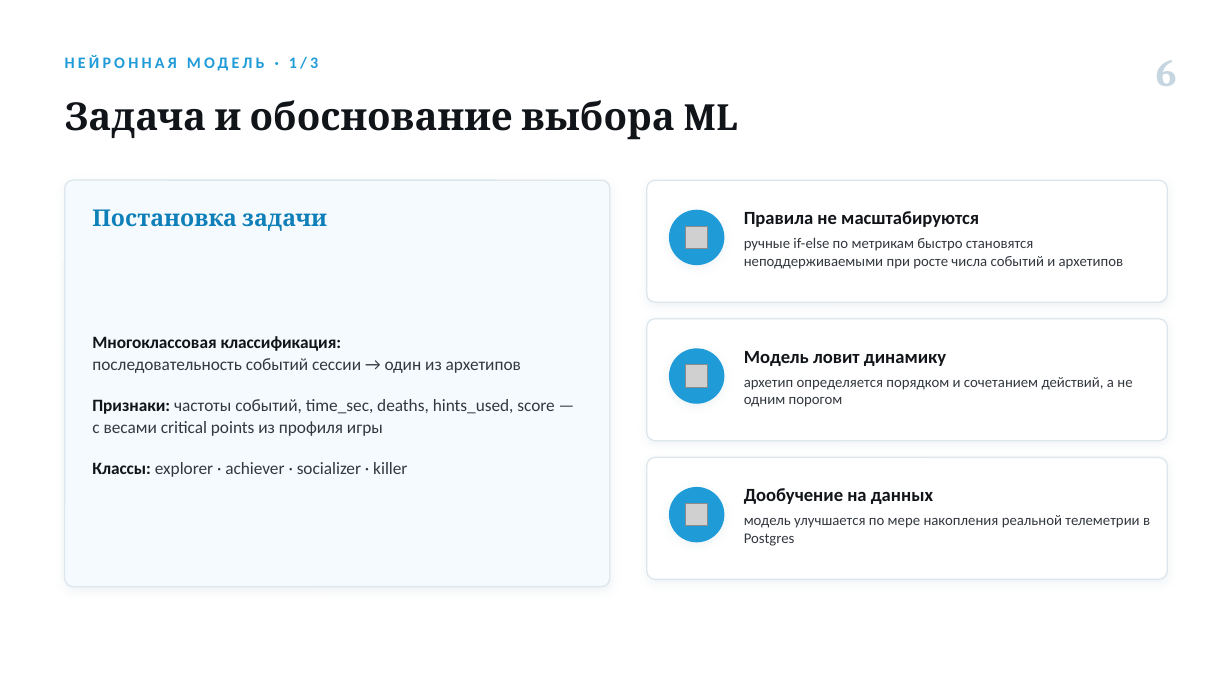
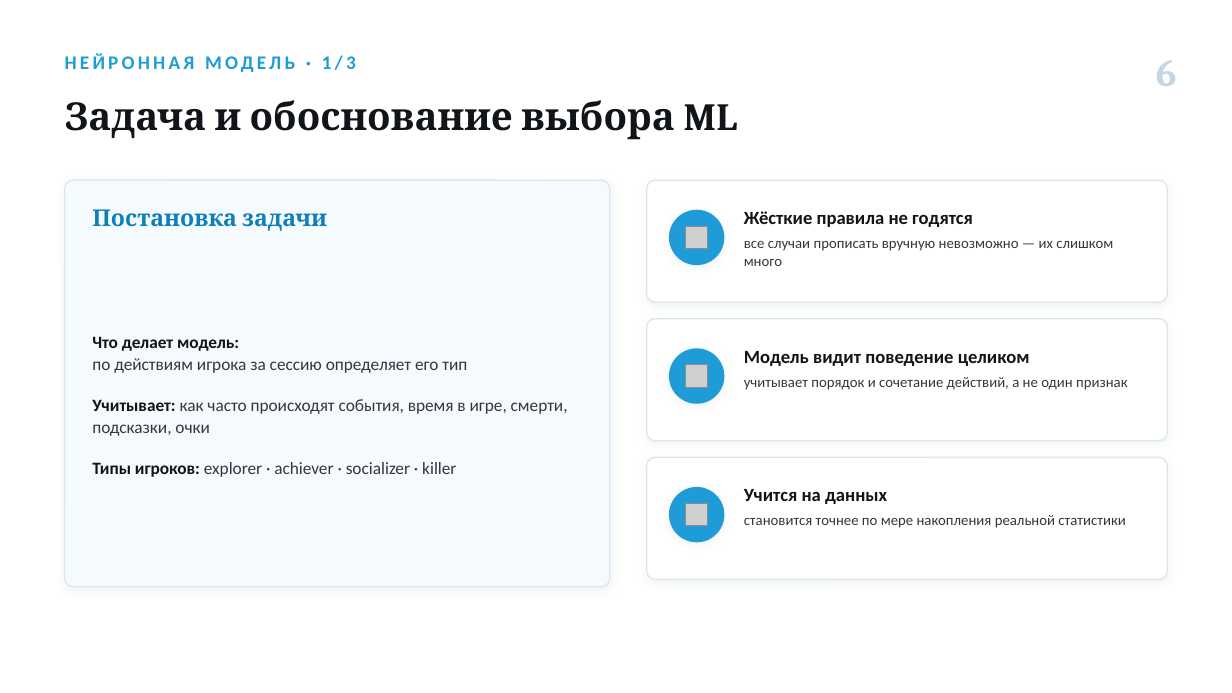
Before and after one commit to Antizi/diplom-Game_Plugs_Ai, a slide deck: slide 6 of presentations/Изотов_ВКР_нейросетевая-модель.pptx. Drawn at 1232x693 pixels with LibreOffice and Linux fonts; fonts in the diff are those of the drawing; grey boxes stand for pictures. Boxes give left, top, right and bottom in pixels: in the first picture for what was removed or moved away, otherwise in the second. Text is boxed around its words. In the diff, an @@ line names an element or a change of style, - is before the commit and + after.

```diff
--- a/presentations/Изотов_ВКР_нейросетевая-модель.pptx
+++ b/presentations/Изотов_ВКР_нейросетевая-модель.pptx
@@ text "НЕЙРОННАЯ МОДЕЛЬ · 1/3" at [65, 53, 356, 72]: size 12.5 to 15 pt @@
@@ text at [744, 211, 973, 227]: text changed @@
-Правила не масштабируются
+Жёсткие правила не годятся
@@ text at [744, 241, 1113, 266]: text changed @@
-ручные if-else по метрикам быстро становятся неподдерживаемыми при росте числа событий и архетипов
+все случаи прописать вручную невозможно — их слишком много
@@ text at [92, 336, 568, 477]: text changed @@
-Многоклассовая классификация:
-последовательность событий сессии → один из архетипов
-Признаки: частоты событий, time_sec, deaths, hints_used, score — с весами critical points из профиля игры
-Классы: explorer · achiever · socializer · killer
+Что делает модель:
+по действиям игрока за сессию определяет его тип
+Учитывает: как часто происходят события, время в игре, смерти, подсказки, очки
+Типы игроков: explorer · achiever · socializer · killer
@@ text at [744, 351, 1030, 366]: text changed @@
-Модель ловит динамику
+Модель видит поведение целиком
@@ text at [744, 377, 1128, 390]: text changed @@
-архетип определяется порядком и сочетанием действий, а не одним порогом
+учитывает порядок и сочетание действий, а не один признак
@@ text at [744, 489, 887, 504]: text changed @@
-Дообучение на данных
+Учится на данных
@@ text at [744, 515, 1125, 528]: text changed @@
-модель улучшается по мере накопления реальной телеметрии в Postgres
+становится точнее по мере накопления реальной статистики
```
Also in this commit, not shown: 9 other slides changed, 6 other files.
